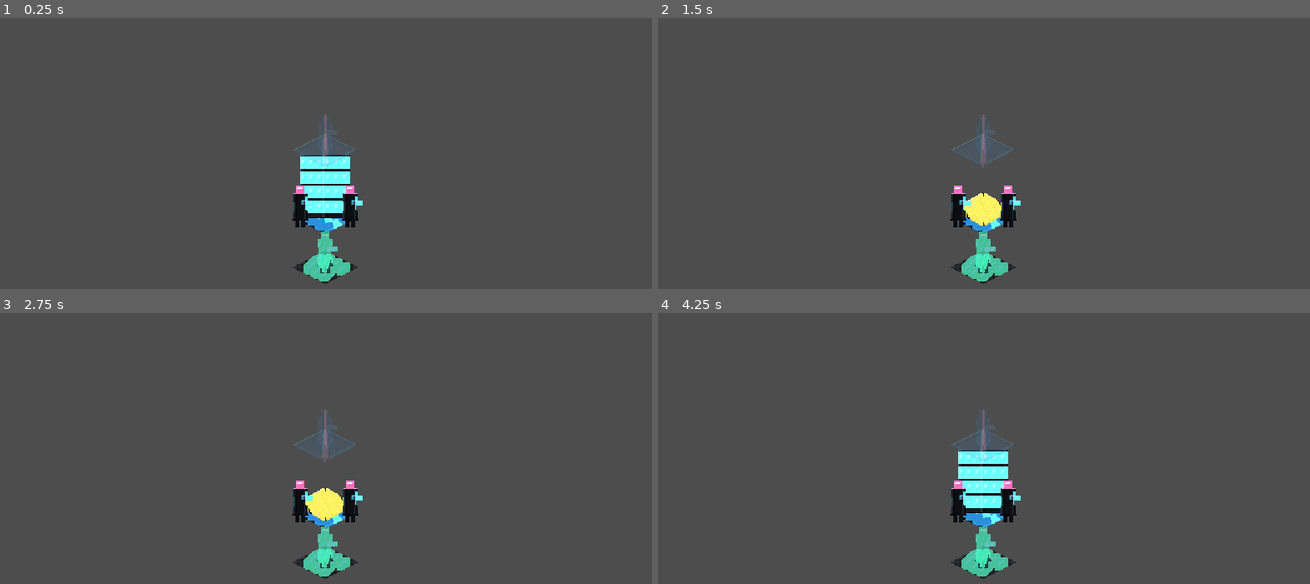
Above: before the commit, frames 1-4 (two rows, left to right).
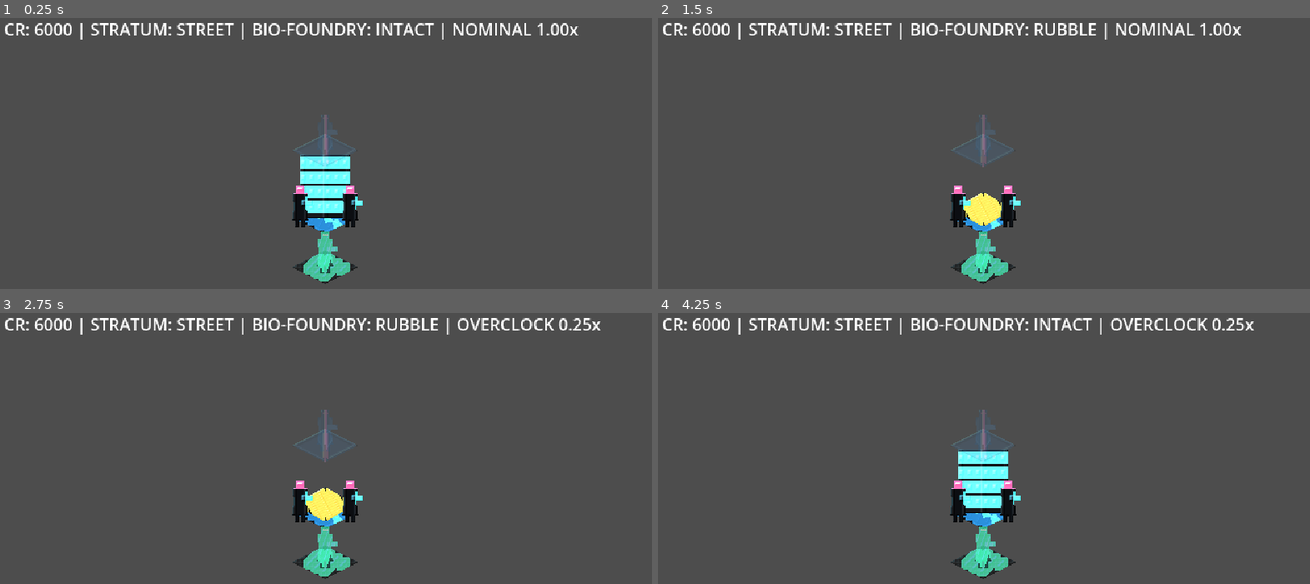
Above: after the commit, the same moments.

Repository: gobha-me/wetware
Game: Godot game, scene res://scenes/vertical_slice.tscn
The game is run twice, just before and just after one commit, with the same random seed, the same clock (stepped at 60 frames per second) and the same inputs.
Inputs:
- Up to frame 1 (0.25 s): no input
- Up to frame 2 (1.5 s): tap Enter at 0.5 s; tap C at 0.6 s; tap Space at 0.77, 0.8, 1.07, 1.35 s
- Up to frame 3 (2.75 s): tap Space at 1.52, 1.82, 2.3 s; tap C at 1.55, 2.1 s
- Up to frame 4 (4.25 s): tap Space at 2.75, 3.02, 3.32, 3.77, 3.8, 4.07 s; tap 1 at 2.85 s; tap C at 3.05 s; tap 2 at 3.6 s

The runs differ from the first frame. In frame 1, 1.8% of the frame differs, in the area x 0-89%, y 1-8%; in frame 2, 1.8%; in frame 3, 1.9%, in the area x 0-93%, y 1-8%; in frame 4, 1.9%.

Commit message:
Add heavy ordinance ballistics, corpse wetware harvesting, and Venice asset pipeline

Diff:
--- a/godot/scenes/snapshot_contract_test.gd
+++ b/godot/scenes/snapshot_contract_test.gd
@@ -41,6 +41,12 @@
 		quit(1)
 		return
 
+	var hud_label := sector.get_node("TacticalHud/HudTelemetryLabel") as Label
+	if hud_label == null or not hud_label.text.contains("BIO-FOUNDRY: RUBBLE") or not hud_label.text.contains("OVERCLOCK 0.25x"):
+		push_error("TacticalHud label did not reflect authoritative C++23 collapse/overclock state")
+		quit(1)
+		return
+
 	# Reject malformed / adversarial snapshots
 	var bad_cases: Array = [
 		null,
--- a/godot/scenes/vertical_slice.gd
+++ b/godot/scenes/vertical_slice.gd
@@ -13,13 +13,21 @@
 	"OperativeChrome4",
 ]
 
+const STRATUM_NAMES := {
+	0: "UNDER-GRID",
+	1: "STREET",
+	2: "SPIRE",
+}
+
 var active_stratum: Stratum = Stratum.STREET
 var overclock_active: bool = false
 var tower_collapsed: bool = false
+var syndicate_treasury: int = 6000
 var last_digest: String = ""
 
 func _ready() -> void:
 	_apply_stratum_cutaway(active_stratum)
+	_refresh_hud()
 	if DisplayServer.get_name() == "headless":
 		_apply_stratum_cutaway(Stratum.UNDER_GRID)
 		_apply_stratum_cutaway(Stratum.SPIRE)
@@ -42,6 +50,7 @@
 			KEY_SPACE:
 				overclock_active = not overclock_active
 				Engine.time_scale = 0.25 if overclock_active else 1.0
+				_refresh_hud()
 
 func valid_snapshot(data: Variant) -> bool:
 	if typeof(data) != TYPE_DICTIONARY:
@@ -93,10 +102,10 @@
 	for bld_var in data["buildings"] as Array:
 		var bld: Dictionary = bld_var
 		if int(bld["id"]) == 10:
-			# BuildingState::Rubble == 2
 			set_tower_collapsed(int(bld["state"]) == 2)
 
 	var player_syn: Dictionary = (data["syndicates"] as Array)[0]
+	syndicate_treasury = int(player_syn.get("treasury", 0))
 	var squad: Array = player_syn["squad"]
 	for i in range(min(squad.size(), OPERATIVE_NODES.size())):
 		var op: Dictionary = squad[i]
@@ -107,6 +116,7 @@
 			node.visible = bool(op["alive"])
 
 	_apply_stratum_cutaway(active_stratum)
+	_refresh_hud()
 	return true
 
 func set_tower_collapsed(collapsed: bool) -> void:
@@ -117,6 +127,7 @@
 		intact_node.visible = not collapsed
 	if rubble_node:
 		rubble_node.visible = collapsed
+	_refresh_hud()
 
 func _apply_stratum_cutaway(focus_stratum: Stratum) -> void:
 	active_stratum = focus_stratum
@@ -132,3 +143,18 @@
 		if child is CanvasItem and child.material is ShaderMaterial:
 			var smat := child.material as ShaderMaterial
 			smat.set_shader_parameter("stratum_cutaway_alpha", alpha)
+	_refresh_hud()
+
+func _refresh_hud() -> void:
+	var hud_label := get_node_or_null("TacticalHud/HudTelemetryLabel") as Label
+	if hud_label == null:
+		return
+	var stratum_name: String = STRATUM_NAMES.get(int(active_stratum), "STREET")
+	var organ_state := "RUBBLE" if tower_collapsed else "INTACT"
+	var oc_state := "OVERCLOCK 0.25x" if overclock_active else "NOMINAL 1.00x"
+	hud_label.text = "CR: %d | STRATUM: %s | BIO-FOUNDRY: %s | %s" % [
+		syndicate_treasury,
+		stratum_name,
+		organ_state,
+		oc_state,
+	]
--- a/godot/scenes/vertical_slice.tscn
+++ b/godot/scenes/vertical_slice.tscn
@@ -132,3 +132,12 @@
 position = Vector2(320, 232)
 texture = ExtResource("6_op_albedo")
 metadata/stratum = 0
+
+[node name="TacticalHud" type="CanvasLayer" parent="."]
+
+[node name="HudTelemetryLabel" type="Label" parent="TacticalHud"]
+offset_left = 12.0
+offset_top = 8.0
+offset_right = 628.0
+offset_bottom = 32.0
+text = "CR: 6000 | STRATUM: STREET | BIO-FOUNDRY: INTACT | NOMINAL 1.00x"
Not shown, changed: .gitignore
Not shown, changed: include/wetware/simulation.hpp
Not shown, changed: src/simulation.cpp
Not shown, changed: test/simulation_test.cpp
Not shown, added: tools/venice_asset_pipeline.py
